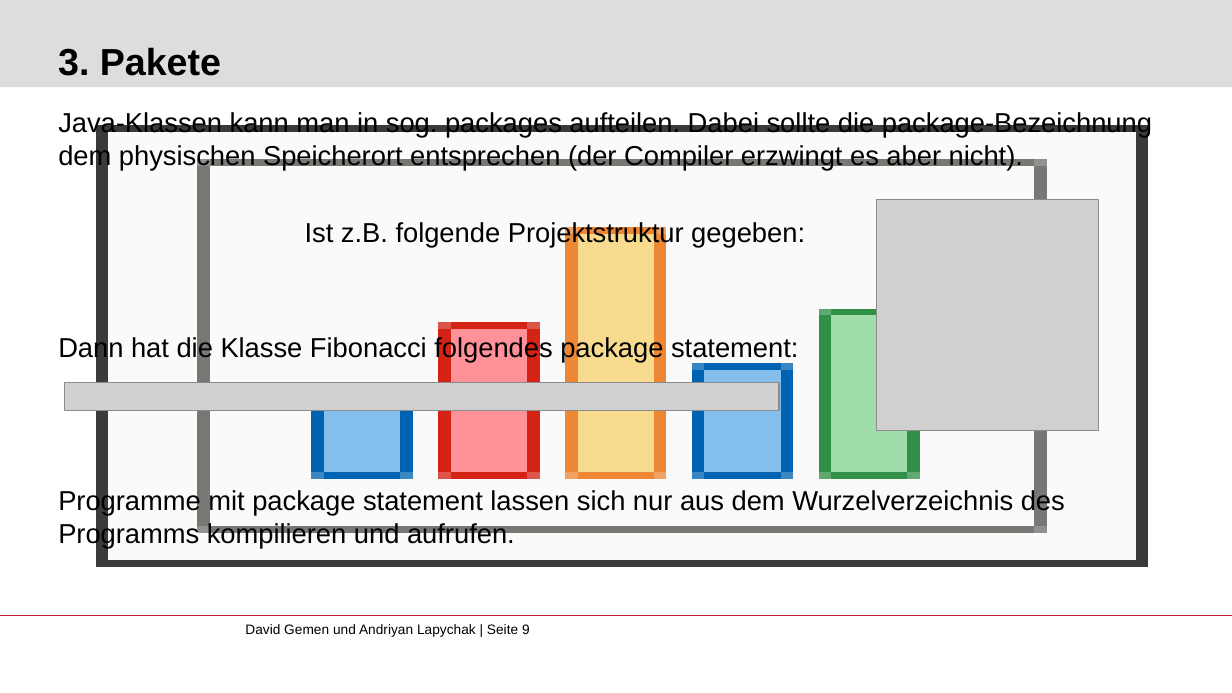
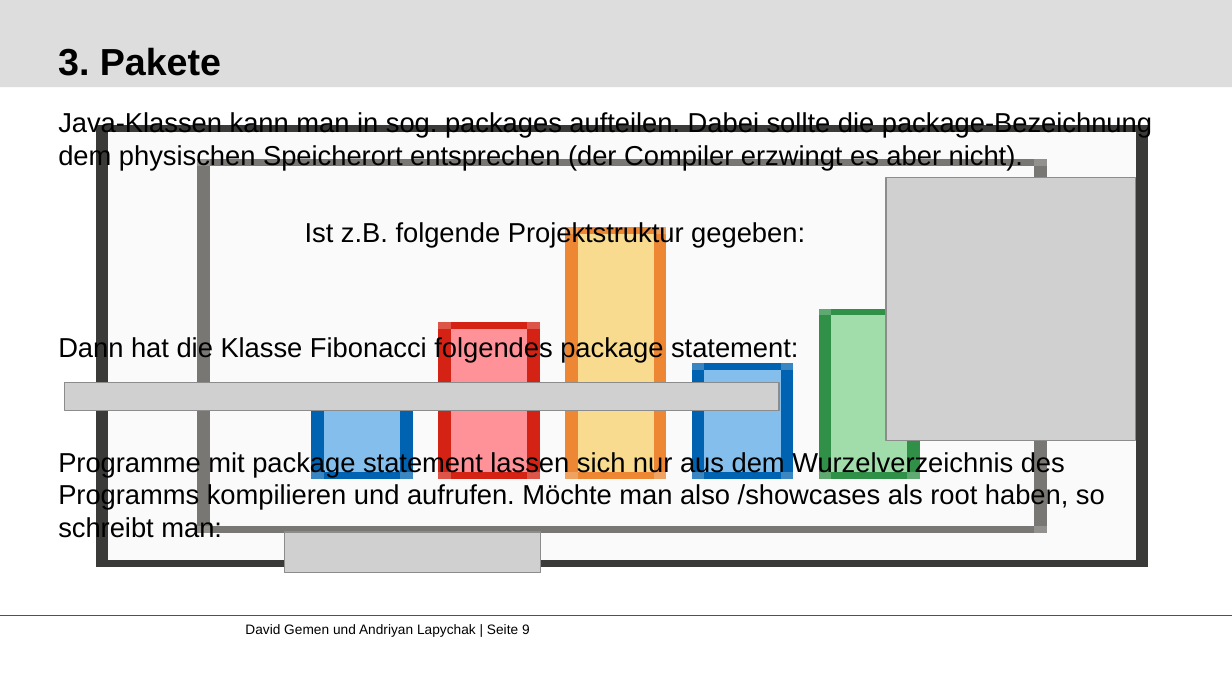
Before and after one commit to gemdav/Programmieren-1-Tutorium, a slide deck: slide 9 of slides/04_functions_classes_packages.pptx. Drawn at 1232x693 pixels with LibreOffice and Linux fonts; fonts in the diff are those of the drawing; grey boxes stand for pictures; background and template pictures are left out. Boxes give left, top, right and bottom in pixels: in the first picture for what was removed or moved away, otherwise in the second. Text is boxed around its words. In the diff, an @@ line names an element or a change of style, - is before the commit and + after.

Commit message:
remove package statements

```diff
--- a/slides/04_functions_classes_packages.pptx
+++ b/slides/04_functions_classes_packages.pptx
@@ picture: place and size @@
-picture at [877,200,1099,430]
+picture at [886,177,1135,441]
@@ text at [58,450,1105,543]: text changed @@
-Programme mit package statement lassen sich nur aus dem Wurzelverzeichnis des Programms kompilieren und aufrufen.
+Programme mit package statement lassen sich nur aus dem Wurzelverzeichnis des Programms kompilieren und aufrufen. Möchte man also /showcases als root haben, so schreibt man:
@@ picture added at [285,532,540,573] @@
```
Also in this commit, not shown: 55 other files.
